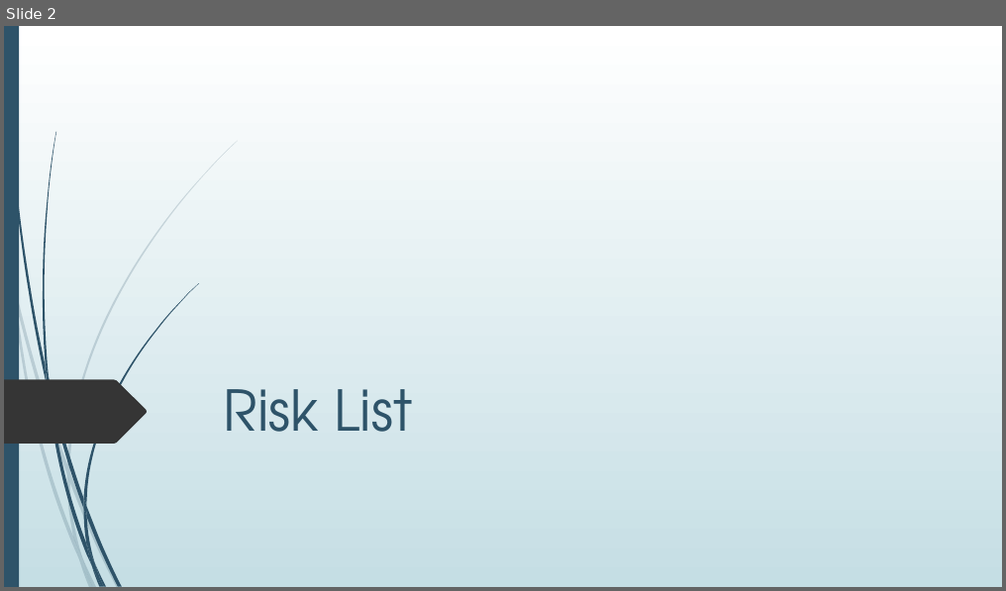
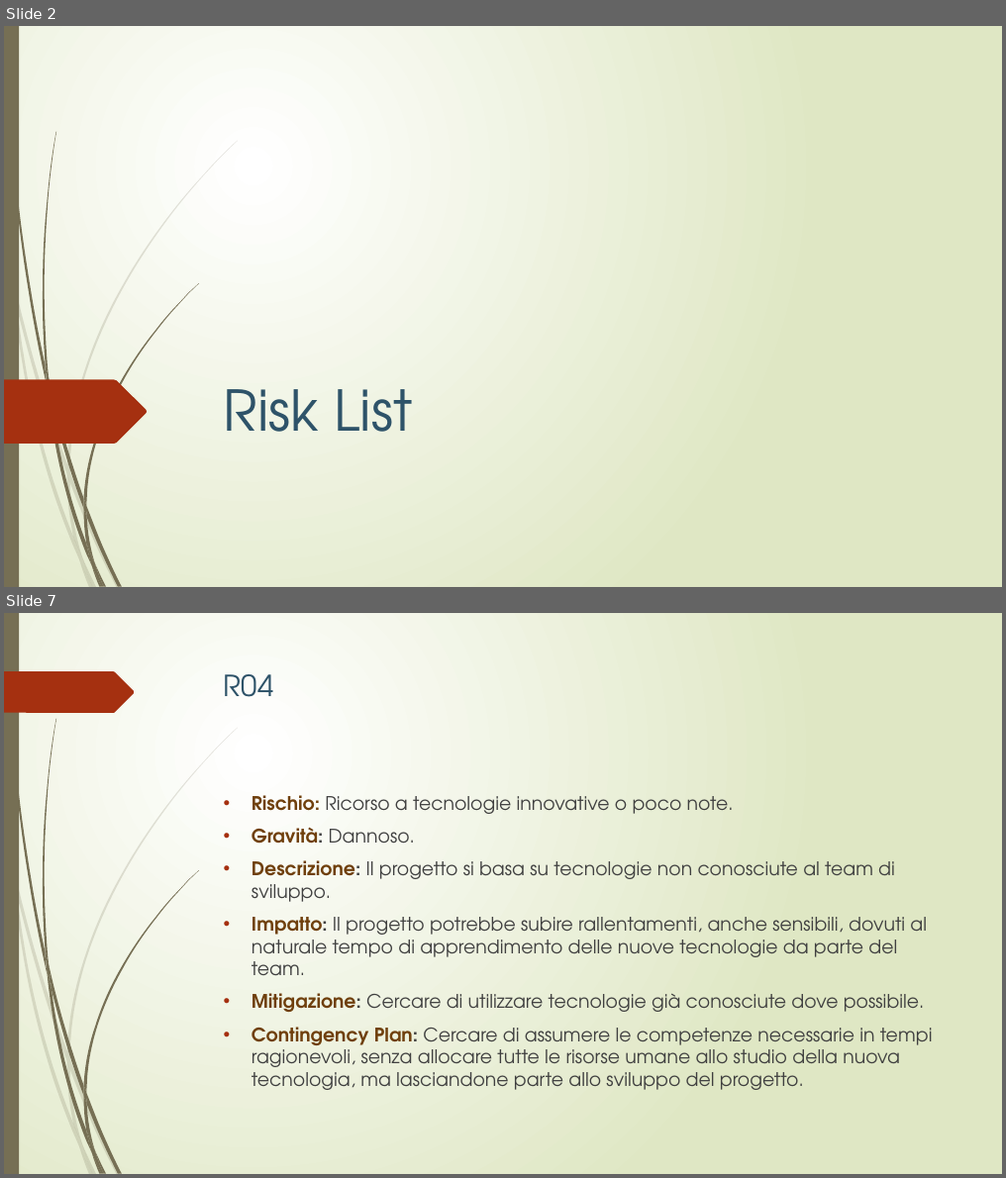
Before and after one commit to lpleo/Ingegneria_Software_2014, a slide deck: Slide/Slide Sparta.pptx. Shown one above the other, each under a label of ours: slide 2 before the commit, slides 2 and 7 after it; the slides between them are not shown. The pictures are 1006x591 and 1006x1178 pixels, drawn with LibreOffice and Linux fonts; fonts in the diff are those of the drawing. Boxes give left, top, right and bottom in pixels: in the first picture for what was removed or moved away, otherwise in the second. Text is boxed around its words. In the diff, an @@ line names an element or a change of style, - is before the commit and + after.

```diff
--- a/Slide/Slide Sparta.pptx
+++ b/Slide/Slide Sparta.pptx
@@ slide 7 added at (x1=4, y1=613, x2=1002, y2=1174), background gradient #FFFFFF to #DFE8C4; not listed: 23 template elements that a slide beside it also shows @@
@@ freeform shape added at (x1=4, y1=671, x2=135, y2=713), fill #A53010 @@
@@ title added at (x1=224, y1=674, x2=273, y2=697), 28 pt, text #2E5369 @@
+R04
@@ text added at (x1=252, y1=795, x2=933, y2=1090), 18 pt, text #404040 @@
+• Rischio: Ricorso a tecnologie innovative o poco note.
+• Gravità: Dannoso.
+• Descrizione: Il progetto si basa su tecnologie non conosciute al team di sviluppo.
+• Impatto: Il progetto potrebbe subire rallentamenti, anche sensibili, dovuti al naturale tempo di apprendimento delle nuove tecnologie da parte del team.
+• Mitigazione: Cercare di utilizzare tecnologie già conosciute dove possibile.
+• Contingency Plan: Cercare di assumere le competenze necessarie in tempi ragionevoli, senza allocare tutte le risorse umane allo studio della nuova tecnologia, ma lasciandone parte allo sviluppo del progetto.
@@ slide 2 changed as well @@
@@ background gradient #FFFFFF to #C5DEE5 to gradient #FFFFFF to #DFE8C4 @@
@@ freeform shape at (x1=6, y1=26, x2=47, y2=386): fill #2E5369 to #766F54; outline redrawn @@
@@ fill #2E5369 to #766F54 in 12 elements at (x1=49, y1=379, x2=83, y2=509), (x1=86, y1=506, x2=122, y2=586), (x1=47, y1=383, x2=91, y2=567), (x1=95, y1=565, x2=107, y2=587), (x1=46, y1=363, x2=52, y2=404), (x1=83, y1=283, x2=199, y2=506), (x1=91, y1=567, x2=101, y2=587), (x1=83, y1=509, x2=94, y2=565), (x1=83, y1=498, x2=86, y2=517), (x1=86, y1=544, x2=104, y2=586), (x1=4, y1=26, x2=19, y2=587), (x1=43, y1=132, x2=56, y2=379) @@
@@ freeform shape at (x1=4, y1=380, x2=147, y2=444): fill #353535 to #A53010 @@
@@ fill #2E5369 at 20% opacity to #766F54 at 20% opacity in 10 elements at (x1=4, y1=237, x2=12, y2=288), (x1=15, y1=284, x2=67, y2=474), (x1=70, y1=472, x2=120, y2=587), (x1=82, y1=559, x2=97, y2=587), (x1=12, y1=288, x2=79, y2=561), (x1=67, y1=474, x2=82, y2=559), (x1=67, y1=141, x2=238, y2=472), (x1=79, y1=561, x2=93, y2=587), (x1=67, y1=465, x2=70, y2=482), (x1=73, y1=537, x2=93, y2=587) @@
```
Also in this commit, not shown: 12 other slides changed, 5 other slides added, 6 slides removed, 3 other files.
